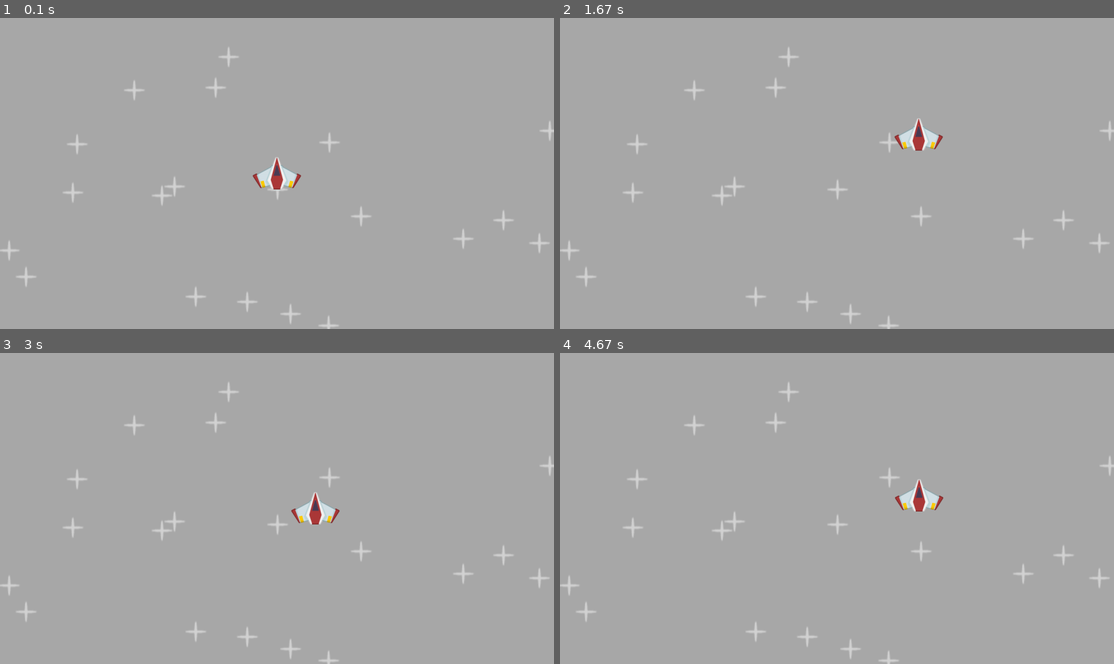
Above: before the commit, frames 1-4 (two rows, left to right).
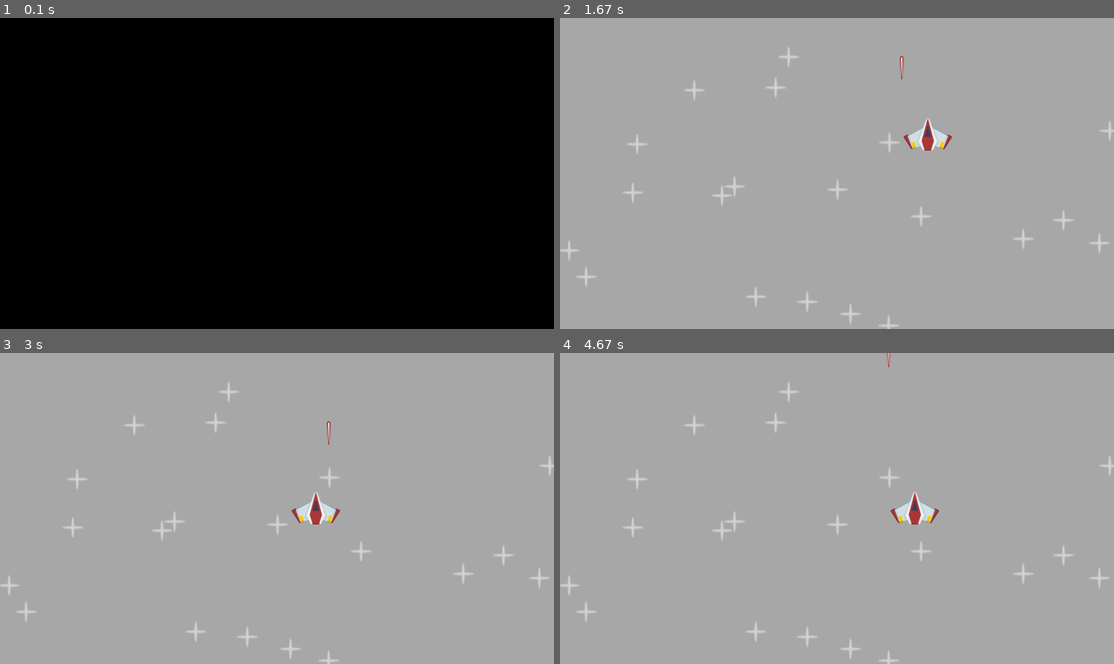
Above: after the commit, the same moments.

Repository: tarsier76/Pygame_Projects
Game: pygame game, started from Space Shooter/code/main.py
The game is run twice, just before and just after one commit, with the same random seed, the same clock (stepped at 60 frames per second) and the same inputs.
Inputs:
- Up to frame 1 (0.1 s): no input
- Up to frame 2 (1.67 s): tap Space at 0.33, 0.73, 1.23, 1.57 s; hold Right 0.67-1.13 s; hold Up 1.17-1.47 s; hold Right from 1.5 s (still down)
- Up to frame 3 (3 s): release Right at 1.97 s; hold Left 2-2.53 s; tap Space at 2.07, 2.37, 2.63, 2.97 s; hold Down 2.57-2.87 s; hold Left from 2.9 s (still down)
- Up to frame 4 (4.67 s): release Left at 3.3 s; hold Up 3.33-3.7 s; tap Space at 3.4, 3.8, 4.1, 4.47 s; hold Right 3.73-4.37 s; hold Down from 4.4 s (still down)

The runs differ from the first frame. In frame 1, 100% of the frame differs, in the area x 0-100%, y 0-100%; in frame 2, 0.6%; in frame 3, 0.1%; in frame 4, 0.8%.

Commit message:
Created Laser class with shooting and disposing functionality

Diff:
--- a/Space Shooter/code/main.py
+++ b/Space Shooter/code/main.py
@@ -16,7 +16,6 @@
         if not self.can_shoot:
             current_time = pygame.time.get_ticks()
             if self.laser_shoot_time + self.cooldown_duration <= current_time:
-                print('Refreshed!')
                 self.can_shoot = True
 
     def update(self, delta):
@@ -29,7 +28,7 @@
 
         key = pygame.key.get_just_pressed()
         if key[pygame.K_SPACE] and self.can_shoot:
-            print("Shooting Laser!")
+            Laser(laser_surf, self.rect.midtop, all_sprites)
             self.can_shoot = False
             self.laser_shoot_time = pygame.time.get_ticks()
 
@@ -41,6 +40,17 @@
         self.height = 720
         self.image = surf
         self.rect = self.image.get_frect(center=(randint(0, self.width), randint(0, self.height)))
+class Laser(pygame.sprite.Sprite):
+    def __init__(self, surf, pos, group):
+        super().__init__(group)
+        self.image = surf
+        self.rect = self.image.get_frect(midbottom=pos)
+
+    def update(self, dt):
+        self.rect.centery -= 400 * dt
+        if self.rect.bottom < 0:
+            self.kill()
+
 
 pygame.init()
 WINDOW_WIDTH, WINDOW_HEIGHT = 1280, 720
@@ -60,13 +70,12 @@
 meteor_rect = meteor_surf.get_frect(center=(WINDOW_WIDTH / 2, WINDOW_HEIGHT / 2))
 
 laser_surf = pygame.image.load('../images/laser.png').convert_alpha()
-laser_rect = laser_surf.get_frect(bottomleft=(20, WINDOW_HEIGHT- 20))
 
 meteor_event = pygame.event.custom_type()
 pygame.time.set_timer(meteor_event, 500)
 
 while running:
-    dt = clock.tick() / 1000
+    dt = clock.tick(10) / 1000
     for event in pygame.event.get():
         if event.type == pygame.QUIT:
             running = False
